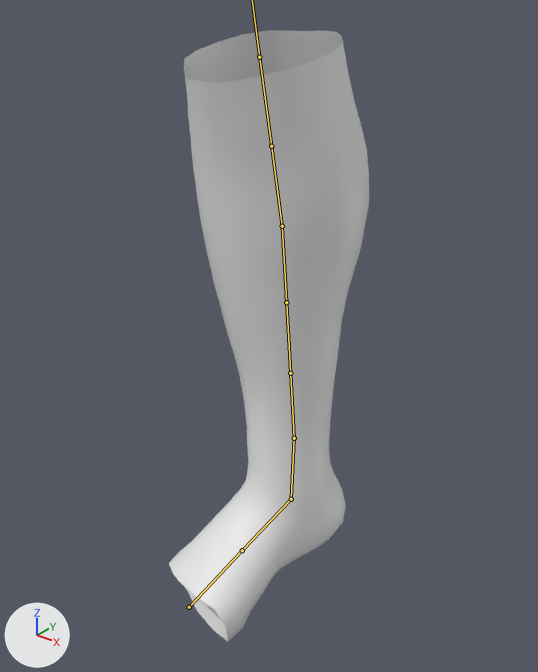
Two versions of the FBX model care-up/Assets/Resources_moved/Models/CompressionStockingOnLeg.fbx, one commit apart.
Before and after are seen from a camera (50 mm lens) standing at (0.381, -0.359, 0.535) and looking at (0.001, 0.116, 0.24). The axes (+X, +Y, +Z) are drawn at lower left. The lights are the same throughout. The bones that bend it are drawn over the model as lines.

In view in the first picture: 'CompressionStockingOnLegMesh'.
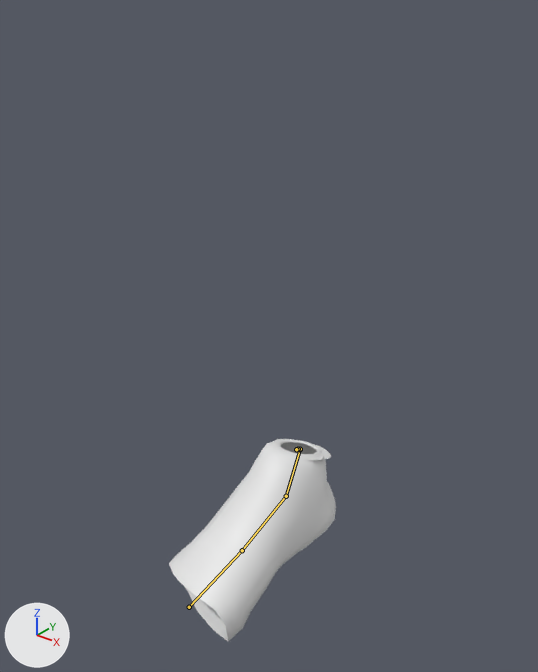
The newer file adds an action. The first version stands in its rest pose; the second is drawn at frame 1 of the action 'Armature_CSOL|_csol_SQ2_L_armsRawAnimation4_PuttingCompressionStocking_SQ2_step_23-33.ble'.

What differs and where, as boxes (x1, y1, x2, y2) in the pictures (538 x 672 px):
'CompressionStockingOnLegMesh', posed (16% narrower, 67% shorter)
    before: (169, 30, 369, 641)
    after: (169, 439, 336, 641)
bone 'Bone.003', root to tip
    before: (242, 550) to (291, 499)
    after: (242, 550) to (286, 496)
bone 'Bone.001', root to tip
    before: (291, 499) to (294, 438)
    after: (286, 496) to (300, 449)
bone 'Bone.007', root to tip
    before: (294, 438) to (290, 373)
    after: (300, 449) to (300, 449)

The edits, one by one:
Bone 'Bone.003' (bone_bone_003) turns from (0, 0, 0) to (0, 1, 5) degrees about its own x, y and z.
Bone 'Bone.001' (bone_bone_001) turns from (0, 0, 0) to (-20, -1, -5) degrees about its own x, y and z.
Bone 'Bone.001' (bone_bone_001) is rescaled from (1.0, 1.0, 1.0) to (1.0, 0.71, 1.0).
Bone 'Bone.007' (bone_bone_007) is rescaled from (1.0, 1.0, 1.0) to (0.43, 0.0, 0.43).
